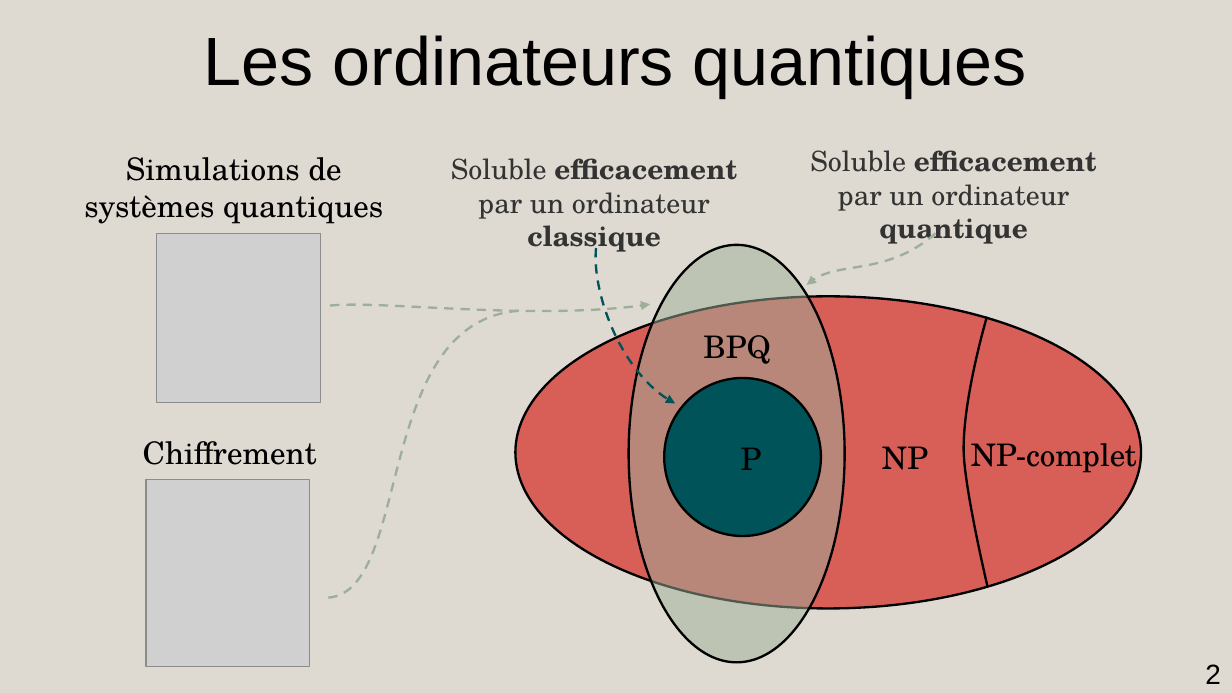
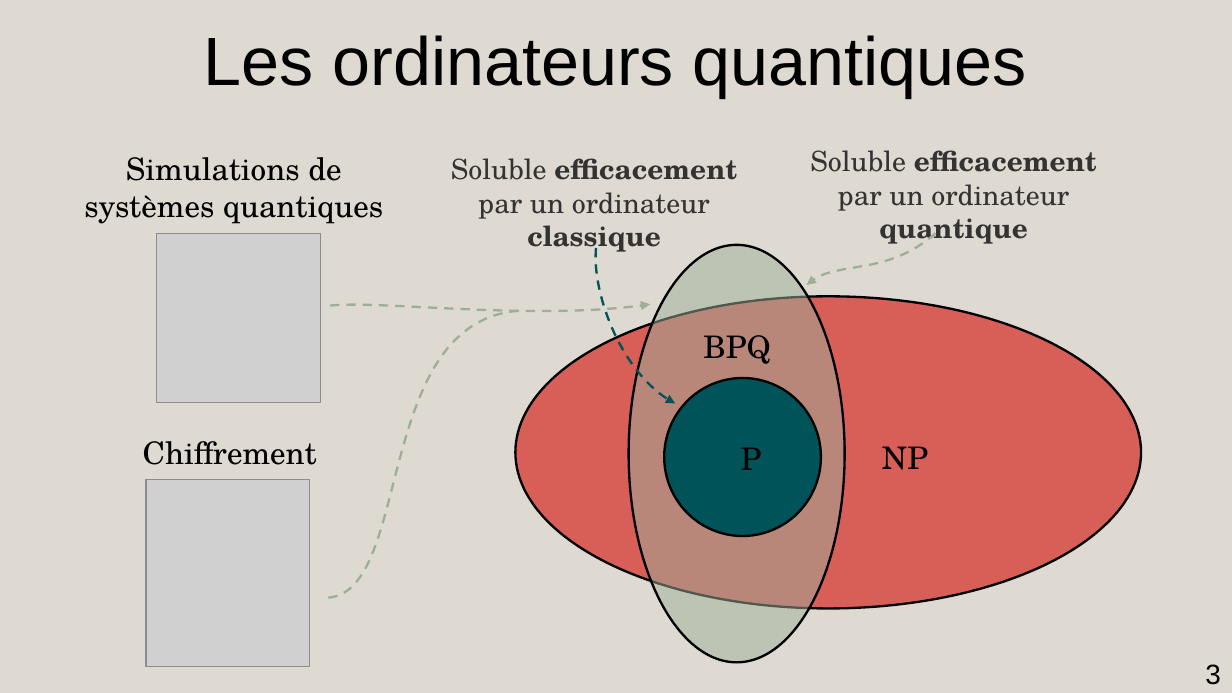
Before and after one commit to AmdaU/presentations, a slide deck: slide 3 of Seminaire/Seminaire.odp (slide 2 before the commit). Drawn at 1232x693 pixels with LibreOffice and Linux fonts; fonts in the diff are those of the drawing; grey boxes stand for pictures. Boxes give left, top, right and bottom in pixels: in the first picture for what was removed or moved away, otherwise in the second. Text is boxed around its words. In the diff, an @@ line names an element or a change of style, - is before the commit and + after.

```diff
--- a/Seminaire/Seminaire.odp
+++ b/Seminaire/Seminaire.odp
@@ freeform shape removed at [964, 318, 987, 587] @@
@@ text removed at [971, 443, 1137, 476] @@
-NP-complet
@@ page number at [1205, 664, 1221, 685]: text changed @@
-2
+3
```
Also in this commit, not shown: 4 other slides changed, 5 slides added, 17 other files.
